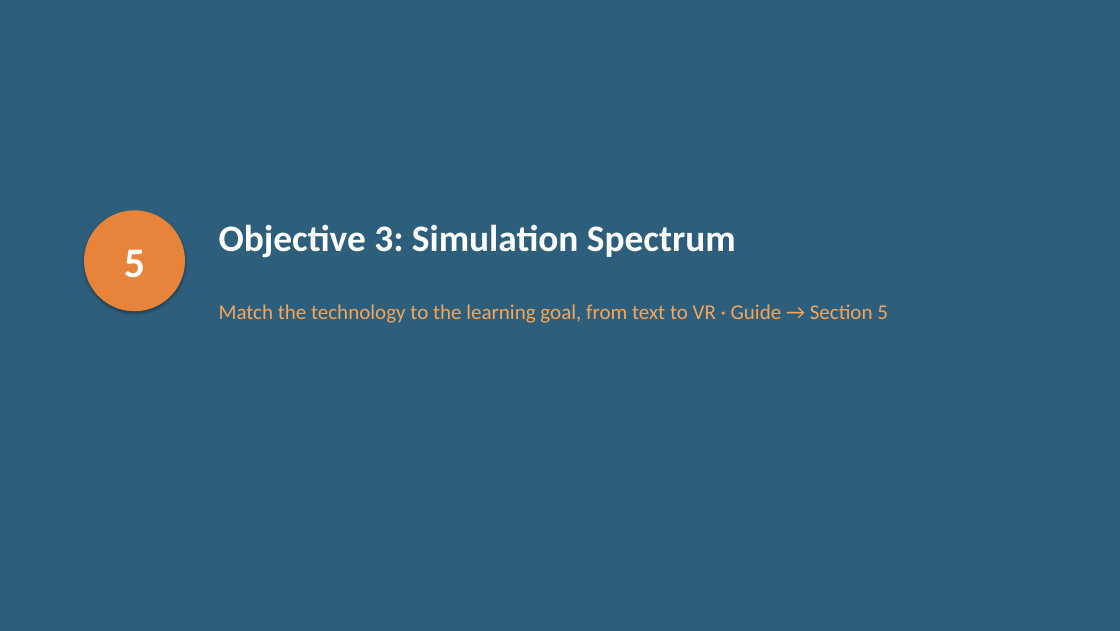
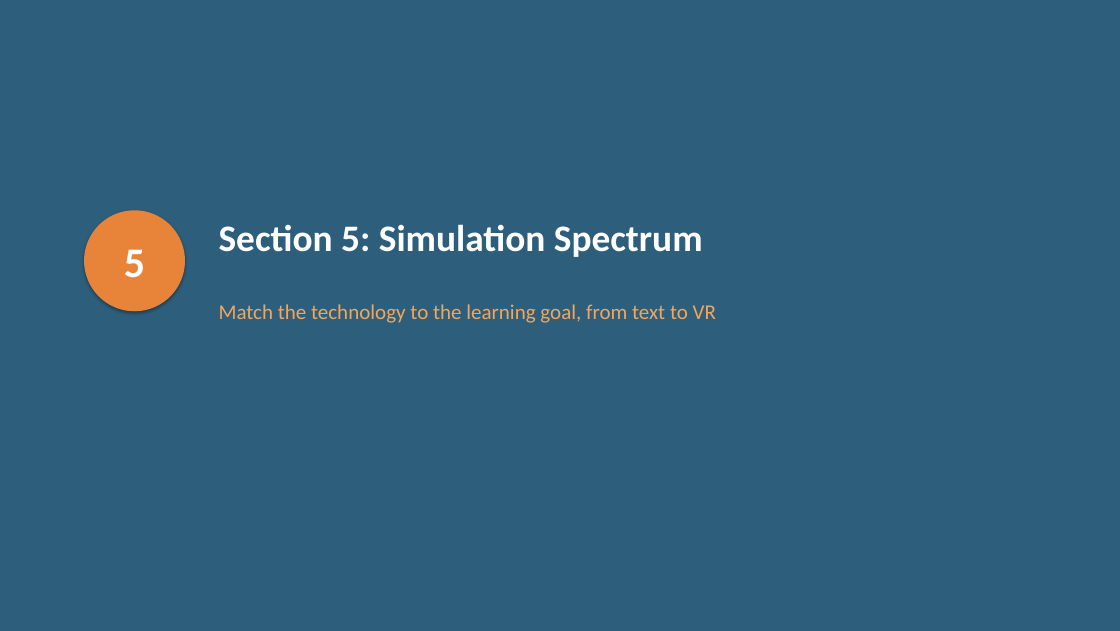
Before and after one commit to diana-brewer/digital-learning-unlocked, a slide deck: slide 14 of Digital Learning Unlocked - Slide Deck.pptx. Drawn at 1120x631 pixels with LibreOffice and Linux fonts; fonts in the diff are those of the drawing. Boxes give left, top, right and bottom in pixels: in the first picture for what was removed or moved away, otherwise in the second. Text is boxed around its words. In the diff, an @@ line names an element or a change of style, - is before the commit and + after.

```diff
--- a/Digital Learning Unlocked - Slide Deck.pptx
+++ b/Digital Learning Unlocked - Slide Deck.pptx
@@ text at box(219, 224, 703, 257): text changed @@
-Objective 3: Simulation Spectrum
+Section 5: Simulation Spectrum
@@ text at box(219, 304, 716, 323): text changed @@
-Match the technology to the learning goal, from text to VR · Guide → Section 5
+Match the technology to the learning goal, from text to VR
```
Also in this commit, not shown: 7 other slides changed, 3 other files.
